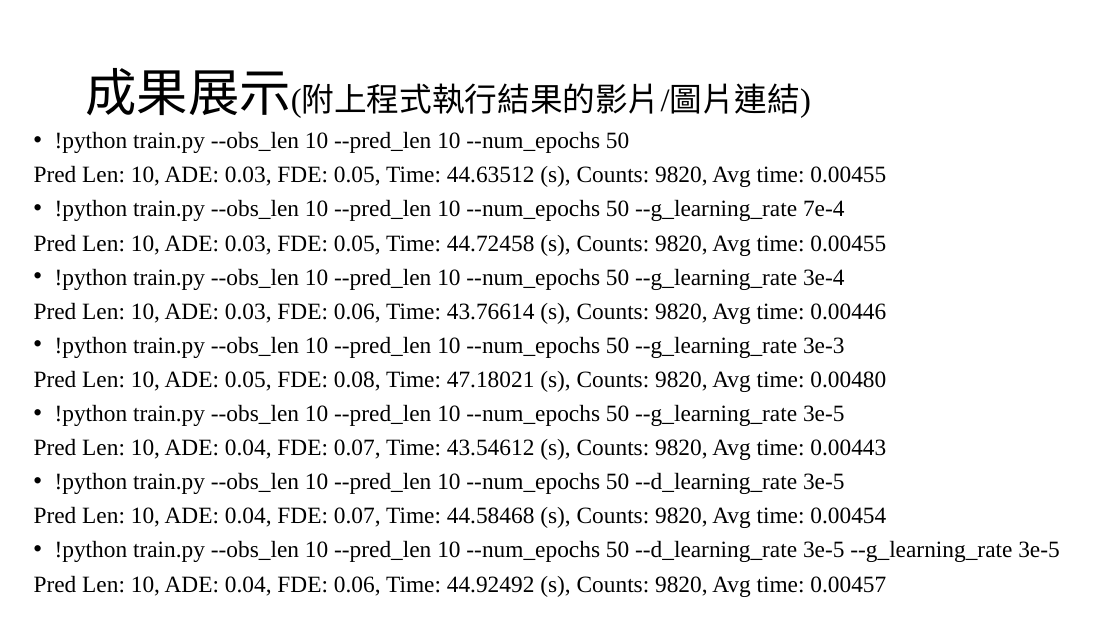
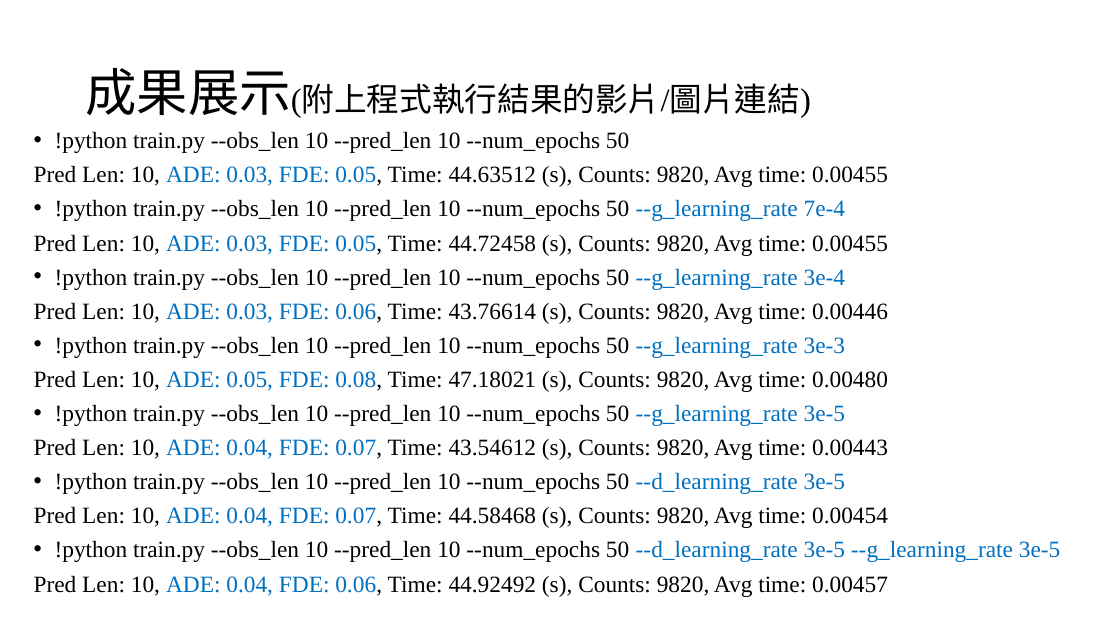
Before and after one commit to lohsuan/Multimedia-Tech, a slide deck: slide 3 of 期末專案_第三組_小組報告/期末專案_第三組_小組報告.pptx. Drawn at 1120x630 pixels with LibreOffice and Linux fonts; fonts in the diff are those of the drawing; background and template pictures are left out. Boxes give left, top, right and bottom in pixels: in the first picture for what was removed or moved away, otherwise in the second. Text is boxed around its words. In the diff, an @@ line names an element or a change of style, - is before the commit and + after.

```diff
--- a/期末專案_第三組_小組報告/期末專案_第三組_小組報告.pptx
+++ b/期末專案_第三組_小組報告/期末專案_第三組_小組報告.pptx
@@ text at [34, 165, 1060, 597]: text colour #000000 to #0070C0 in "ADE: 0.03, FDE: 0.05,", "--g_learning_rate 7e-4", "ADE: 0.03, FDE: 0.05,", "--g_learning_rate 3e-4" and 9 more places @@
```
Also in this commit, not shown: 1 other slide changed, 2 other files.
